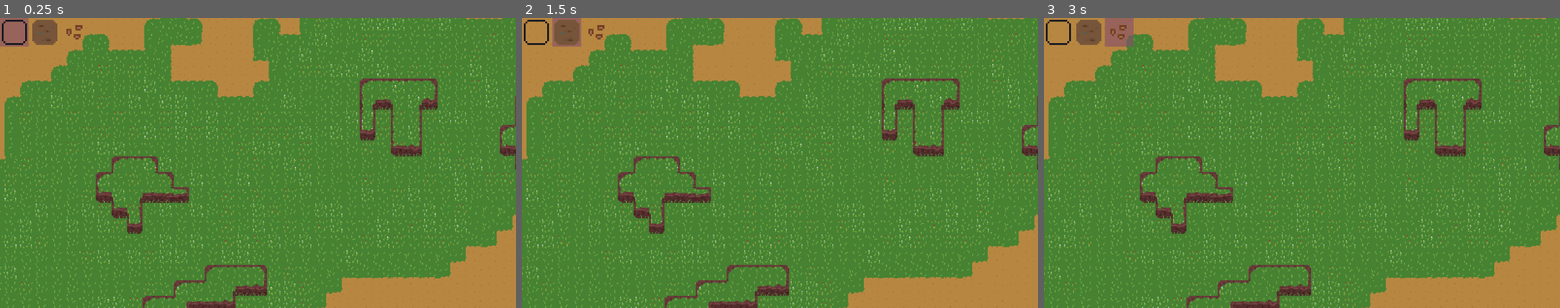
Above: before the commit, frames 1-3 (left to right).
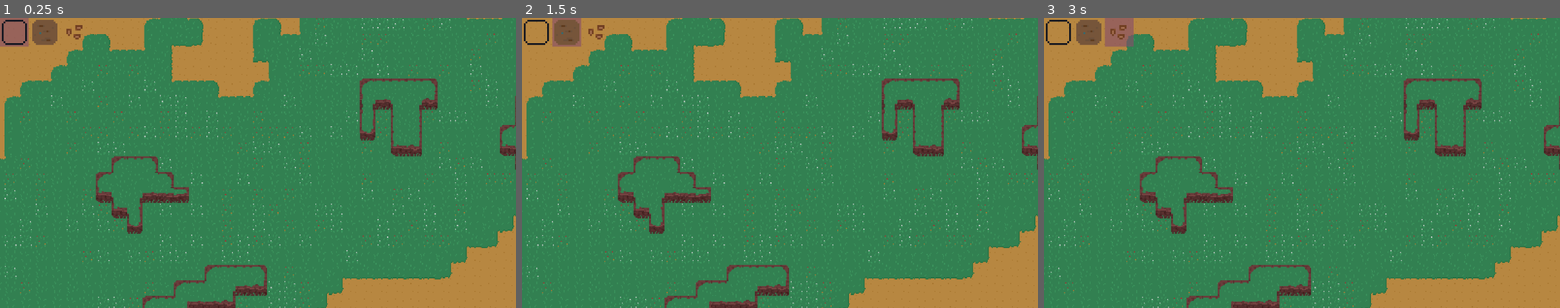
Above: after the commit, the same moments.

Repository: anonomity/Godot4Tilemaps
Game: Godot game, scene res://scenes/world.tscn
Two runs of this game, one before a commit and one after it. Both use one fixed random seed, a clock stepped at 60 frames per second and the inputs below. The project has no main scene, so this scene is started directly.
Inputs (mouse positions are in pixels of both pictures, inside the frame that each line leads up to):
- Up to frame 1 (0.25 s): no input
- Up to frame 2 (1.5 s): tap Enter at 0.5 s; move the mouse to (893, 148) at 0.52 s; hold D (right) 0.53-1.28 s; click (893, 148) at 0.6 s; tap Space at 1.25 s; move the mouse to (676, 177) at 1.27 s; hold S (down) from 1.28 s (still down); tap F (farm) at 1.35 s
- Up to frame 3 (3 s): tap Enter at 2 s; move the mouse to (1353, 99) at 2.02 s; release S (down) at 2.03 s; hold D (right) 2.03-2.78 s; tap G (nothing) at 2.1 s; tap Space at 2.75 s; move the mouse to (1276, 221) at 2.77 s; hold W (up) from 2.78 s (still down); tap T (seed) at 2.85 s

The runs differ from the first frame. In frame 1, 83% of the frame differs, in the area x 0-100%, y 0-100%; in frame 2, 83%; in frame 3, 83%.

Commit message:
update assets

Diff:
--- a/scenes/player.tscn
+++ b/scenes/player.tscn
@@ -321,6 +321,9 @@
 }
 
 [node name="AnimationTree" type="AnimationTree" parent="."]
+libraries = {
+"": SubResource("AnimationLibrary_r8onw")
+}
 tree_root = SubResource("AnimationNodeStateMachine_pxaul")
 anim_player = NodePath("../AnimationPlayer")
 parameters/conditions/is_idle = false
--- a/scenes/world.tscn
+++ b/scenes/world.tscn
@@ -2352,25 +2352,10 @@
 layer_0/name = "water"
 layer_0/tile_data = PackedInt32Array(-1310755, 0, 1, -1245219, 0, 1, -1179683, 0, 1, -1114147, 0, 1, -1048611, 0, 1, -9 …(50025 unchanged characters)…
 layer_1/name = "ground"
-layer_1/enabled = true
-layer_1/modulate = Color(1, 1, 1, 1)
-layer_1/y_sort_enabled = false
-layer_1/y_sort_origin = 0
-layer_1/z_index = 0
 layer_1/tile_data = PackedInt32Array(262151, 131072, 0, 327684, 65536, 0, 327685, 131072, 0, 327683, 327680, 0, 393217, …(47091 unchanged characters)…
 layer_2/name = "seed"
-layer_2/enabled = true
-layer_2/modulate = Color(1, 1, 1, 1)
-layer_2/y_sort_enabled = false
-layer_2/y_sort_origin = 0
-layer_2/z_index = 0
 layer_2/tile_data = PackedInt32Array(917509, 983040, 2, 262122, 983040, 2, 327698, 983040, 2, -917501, 983040, 2, -5242 …(192 unchanged characters)…
 layer_3/name = "cliffs"
-layer_3/enabled = true
-layer_3/modulate = Color(1, 1, 1, 1)
-layer_3/y_sort_enabled = false
-layer_3/y_sort_origin = 0
-layer_3/z_index = 0
 layer_3/tile_data = PackedInt32Array(65528, 655360, 18, 65527, 524288, 18, 131062, 524288, 18, 196598, 524288, 21, 1965 …(1296 unchanged characters)…
 
 [node name="Camera2D" type="Camera2D" parent="."]
Binary file changed: assets/tilemap1.png
